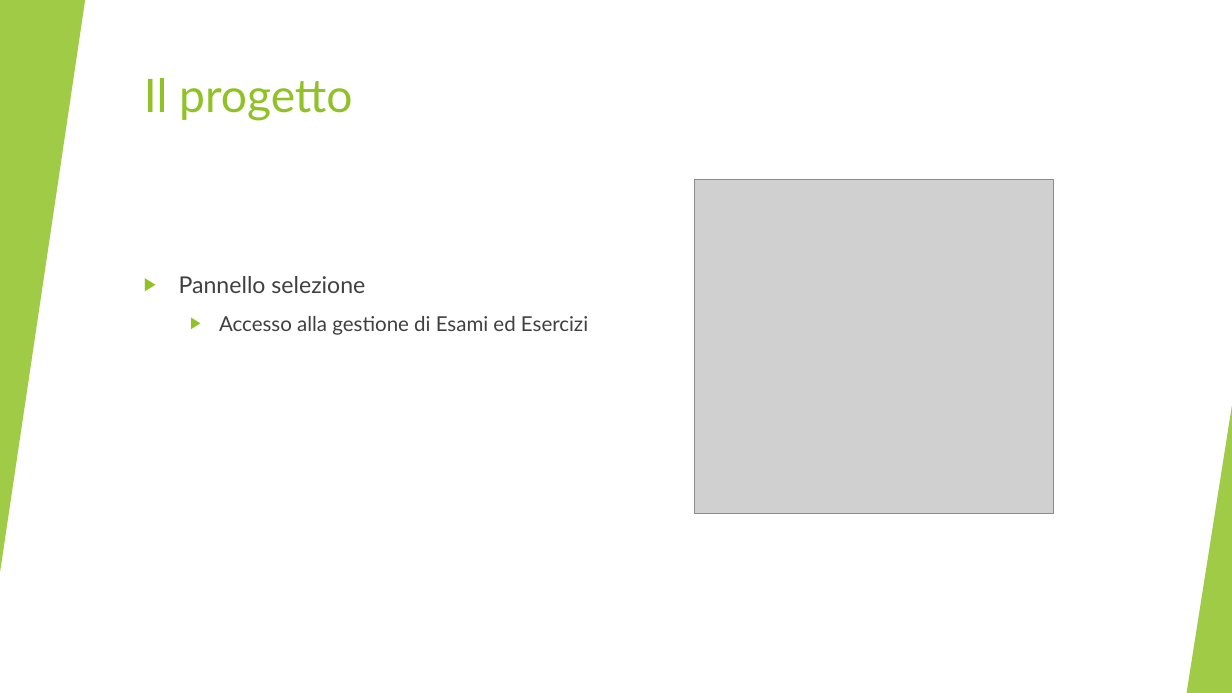
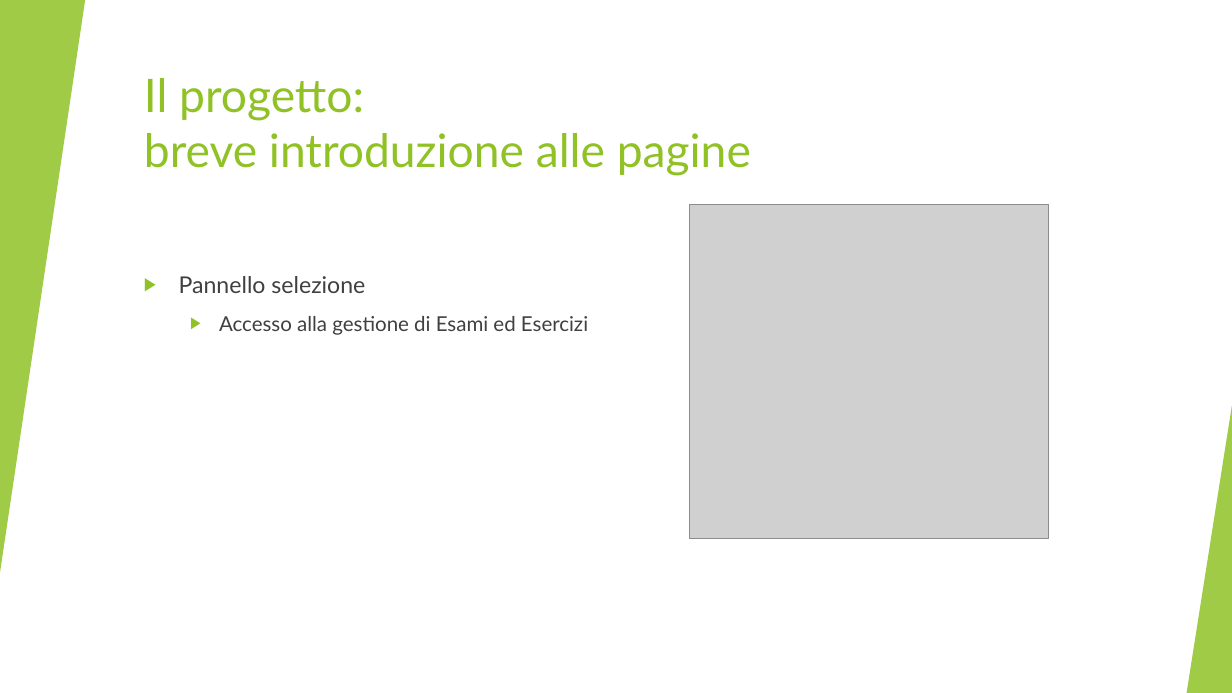
Before and after one commit to MarcoFrontini/Progetto_IdS_2024-2025, a slide deck: slide 22 of Documentazione/Presentazione.pptx (slide 8 before the commit). Drawn at 1232x693 pixels with LibreOffice and Linux fonts; fonts in the diff are those of the drawing; grey boxes stand for pictures. Boxes give left, top, right and bottom in pixels: in the first picture for what was removed or moved away, otherwise in the second. Text is boxed around its words. In the diff, an @@ line names an element or a change of style, - is before the commit and + after.

```diff
--- a/Documentazione/Presentazione.pptx
+++ b/Documentazione/Presentazione.pptx
@@ title at (x1=144, y1=78, x2=751, y2=176): text changed @@
-Il progetto
+Il progetto:
+breve introduzione alle pagine
@@ picture moved from (x1=694, y1=179, x2=1053, y2=514) to (x1=689, y1=204, x2=1048, y2=539) @@
```
Also in this commit, not shown: 3 other slides changed, 13 slides added, 1 slide removed.
